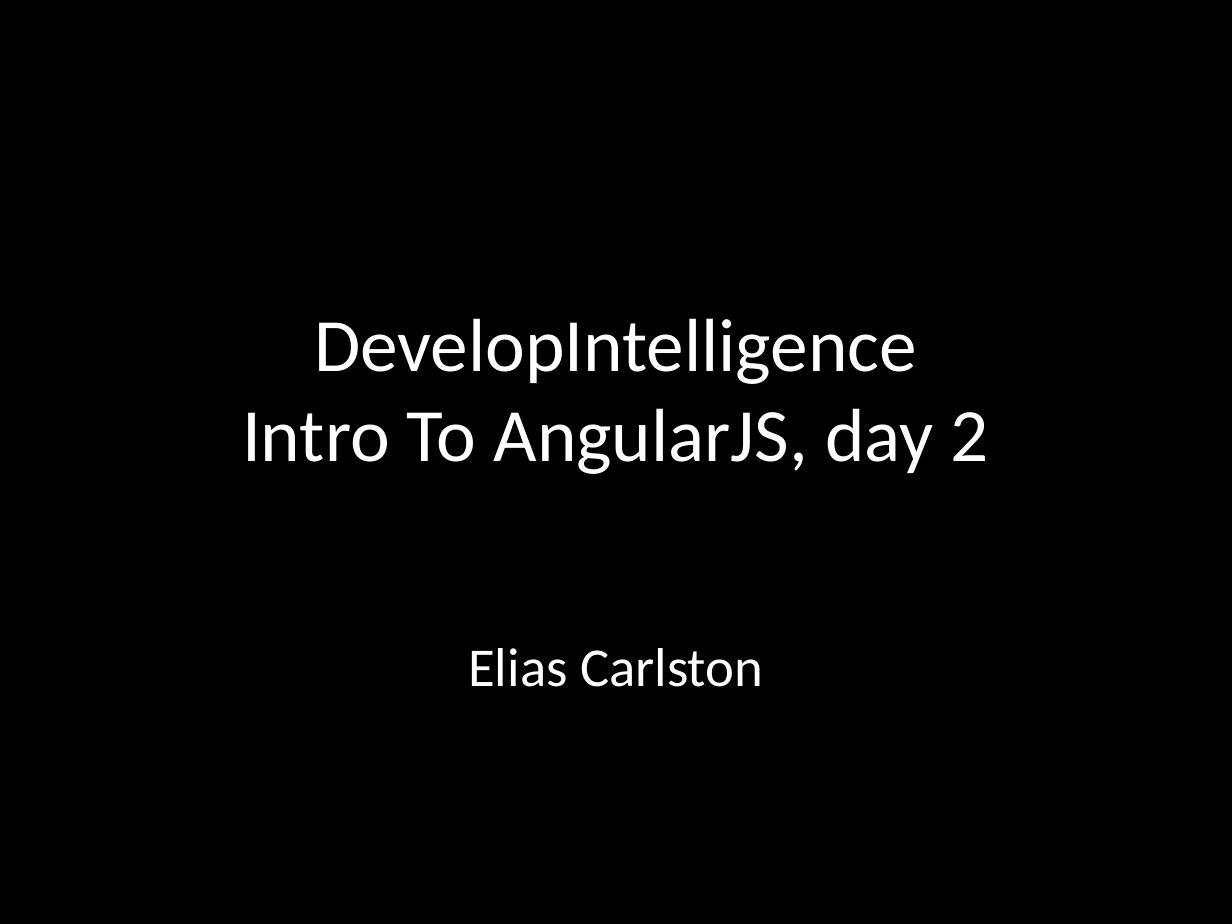
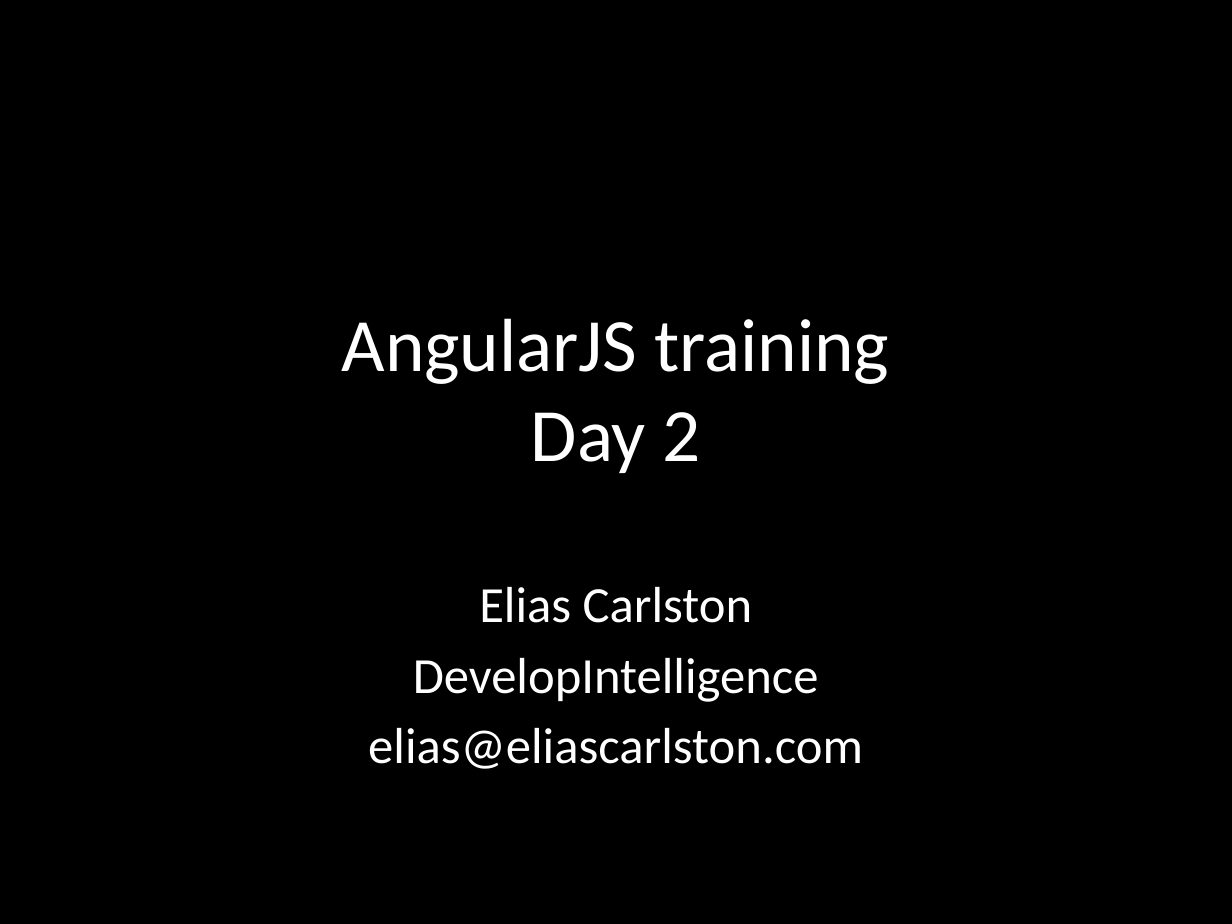
Before and after one commit to eliasjames/training-angular, a slide deck: slide 1 of slides/Angular Slides Day 2.pptx. Drawn at 1232x924 pixels with LibreOffice and Linux fonts; fonts in the diff are those of the drawing. Boxes give left, top, right and bottom in pixels: in the first picture for what was removed or moved away, otherwise in the second. Text is boxed around its words. In the diff, an @@ line names an element or a change of style, - is before the commit and + after.

```diff
--- a/slides/Angular Slides Day 2.pptx
+++ b/slides/Angular Slides Day 2.pptx
@@ title at [342, 318, 889, 473]: text changed @@
-DevelopIntelligence
-Intro To AngularJS, day 2
+AngularJS training
+Day 2
@@ subtitle "Elias Carlston": place and size @@
-subtitle "Elias Carlston" at [468, 648, 763, 687]
+subtitle "Elias Carlston" at [368, 587, 863, 769]
@@ subtitle at [479, 587, 753, 623]: size 32 to 29.6 pt in "Elias Carlston" @@
@@ subtitle at [368, 658, 863, 769]: paragraphs added @@
+DevelopIntelligence
+elias@eliascarlston.com
```
Also in this commit, not shown: 8 other slides changed, 4 slides added, 1 slide removed, 1 other file.
